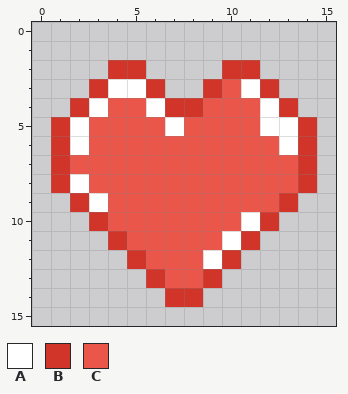
Two states of a pixel-art sprite, assets/rpg-images/heart.png. The first picture shows the starting point.
Rulers count pixels.
Palette (. is transparent): A #ffffff  B #d1352a  C #eb564b
The result:
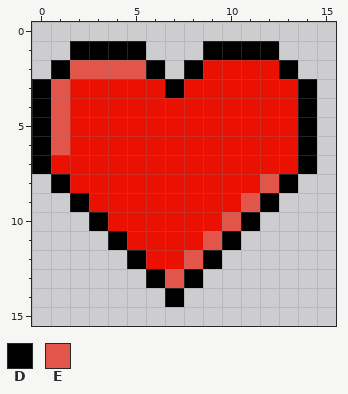
Colours new in this view: D #000000  E #e2554b
Change:
file 32x32 -> 64x64 pixels (blocks of 2x2 -> 4x4; one block is one cell here)
@@ palette @@
-C #eb564b
+C #eb1102
@@ x 0..15 @@
  0 ................
- 1 ................
- 2 ....BB....BB....
- 3 ...BAAB..BCAB...
- 4 ..BACCABBCCCAB..
- 5 .BACCCCACCCCAAB.
- 6 .BACCCCCCCCCCAB.
- 7 .BCCCCCCCCCCCCB.
- 8 .BACCCCCCCCCCCB.
- 9 ..BACCCCCCCCCB..
-10 ...BCCCCCCCAB...
-11 ....BCCCCCAB....
-12 .....BCCCAB.....
-13 ......BCCB......
-14 .......BB.......
+ 1 ..DDDD...DDDD...
+ 2 .DEEEED.DCCCCD..
+ 3 DECCCCCDCCCCCCD.
+ 4 DECCCCCCCCCCCCD.
+ 5 DECCCCCCCCCCCCD.
+ 6 DECCCCCCCCCCCCD.
+ 7 DCCCCCCCCCCCCCD.
+ 8 .DCCCCCCCCCCED..
+ 9 ..DCCCCCCCCED...
+10 ...DCCCCCCED....
+11 ....DCCCCED.....
+12 .....DCCED......
+13 ......DED.......
+14 .......D........
 15 ................
Changed places in both pictures, as pixel boxes (x1, y1, x2, y2):
changed: (32, 41, 317, 307)
